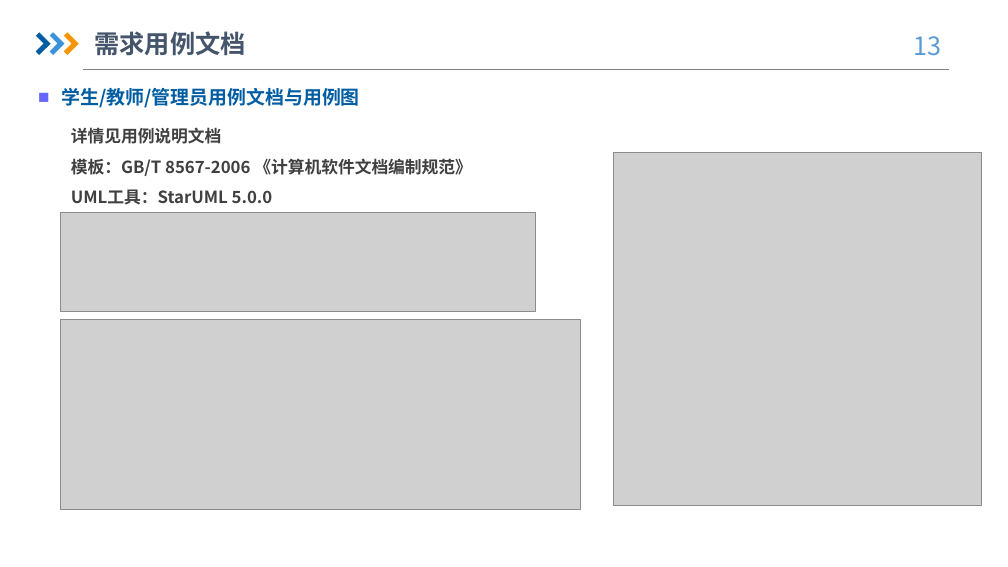
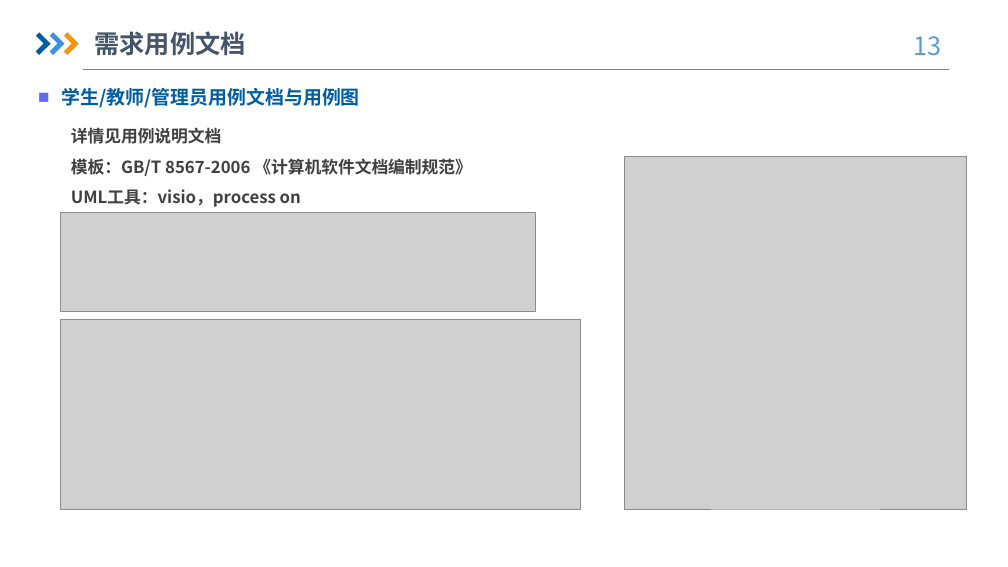
Before and after one commit to hhhdxd/Request, a slide deck: slide 13 of 软件需求规格说明书/软件需求规格说明书项目评审.pptx. Drawn at 1008x567 pixels with LibreOffice and Linux fonts; fonts in the diff are those of the drawing; grey boxes stand for pictures; background and template pictures are left out. Boxes give left, top, right and bottom in pixels: in the first picture for what was removed or moved away, otherwise in the second. Text is boxed around its words. In the diff, an @@ line names an element or a change of style, - is before the commit and + after.

```diff
--- a/软件需求规格说明书/软件需求规格说明书项目评审.pptx
+++ b/软件需求规格说明书/软件需求规格说明书项目评审.pptx
@@ picture: place and size @@
-picture at <box>613,153,982,505</box>
+picture at <box>625,156,967,509</box>
@@ text at <box>71,189,301,207</box>: text changed @@
-UML工具：StarUML 5.0.0
+UML工具：visio，process on
```
Also in this commit, not shown: 4 other slides changed, 1 slide added, 7 other files.
